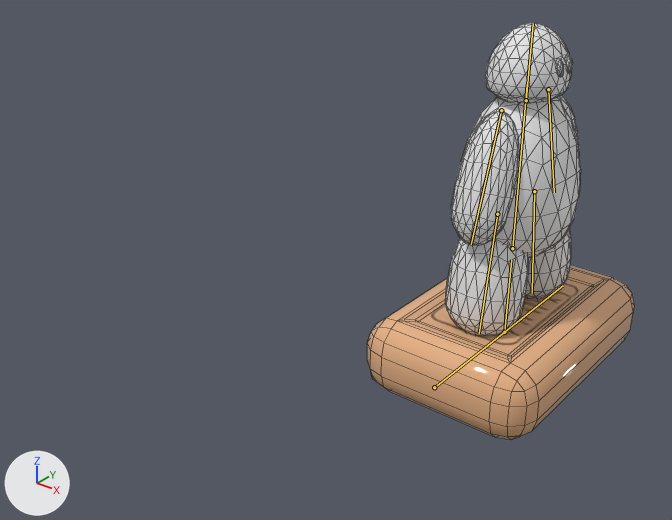
Two versions of the Blender file gamejam2025/_3d/player.blend, one commit apart.
The view is the same before and after, from a 50 mm camera at (4.64, -9.16, 5.87) aimed at (-0.67, -2.52, 1.75). Arrows for +X, +Y and +Z are at lower left; the lights stay in place. The bones that bend it are drawn over the model as lines. Mesh edges are drawn as thin lines.

Objects in the first picture: 'BubbleBoy', 'Soap'.
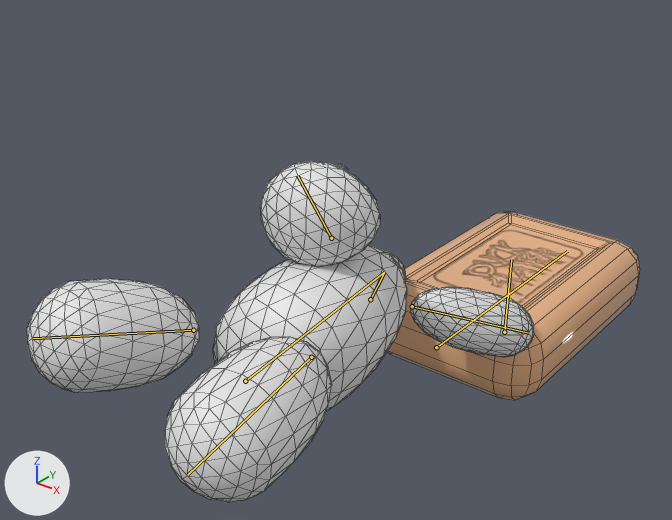
Commit message: Player Animations

The newer file adds an action. The first version stands in its rest pose; the second is drawn at frame 23 of the action 'Boost_Start'.

Location of each change, [x1, y1, x2, y2] in pixels of the pictures (672 x 520 px):
'BubbleBoy', posed (271% wider, 9% taller)
    before: [445, 23, 581, 336]
    after: [27, 161, 534, 502]
'Soap', posed
    before: [367, 264, 635, 440]
    after: [387, 212, 640, 400]
bone 'Spine', root to tip
    before: (512, 248) to (527, 84)
    after: (245, 381) to (384, 272)
bone 'Leg_R', root to tip
    before: (497, 214) to (479, 333)
    after: (311, 357) to (187, 475)
bone 'Hand_R', root to tip
    before: (501, 110) to (471, 244)
    after: (370, 299) to (384, 273)
bone 'Head', root to tip
    before: (526, 100) to (533, 23)
    after: (331, 238) to (297, 175)
bone 'Soap', root to tip
    before: (434, 387) to (563, 285)
    after: (436, 347) to (567, 251)
bone 'Leg_L', root to tip
    before: (534, 191) to (532, 293)
    after: (193, 330) to (32, 338)
bone 'Hand_L', root to tip
    before: (548, 89) to (554, 192)
    after: (412, 306) to (529, 333)

The edits, one by one:
Bone 'Spine' (bone_spine) moves from (0.0, 0.0, 0.0) to (-0.078, 0.393, 4.478).
Bone 'Spine' (bone_spine) turns from (0, 0, 0) to (-85, 5, -43) degrees about its own x, y and z.
Bone 'Leg_R' (bone_leg_r) moves from (0.0, 0.0, 0.0) to (0.61, 0.309, -3.982).
Bone 'Leg_R' (bone_leg_r) turns from (0, 0, 0) to (-88, -15, 60) degrees about its own x, y and z.
Bone 'Hand_R' (bone_hand_r) moves from (0.0, 0.0, 0.0) to (-0.275, 2.084, -1.35).
Bone 'Hand_R' (bone_hand_r) turns from (0, 0, 0) to (119, 0, -90) degrees about its own x, y and z.
Bone 'Head' (bone_head) moves from (0.0, 0.0, 0.0) to (-0.086, -0.515, 3.318).
Bone 'Head' (bone_head) turns from (0, 0, 0) to (-75, 123, -72) degrees about its own x, y and z.
Bone 'Soap' (bone_soap) moves from (0.0, 0.0, 0.0) to (0.0, 0.0, 0.522).
Bone 'Leg_L' (bone_leg_l) moves from (0.0, 0.0, 0.0) to (-0.769, -0.711, -4.788).
Bone 'Leg_L' (bone_leg_l) turns from (0, 0, 0) to (-86, 28, 75) degrees about its own x, y and z.
Bone 'Hand_L' (bone_hand_l) moves from (0.0, 0.0, 0.0) to (0.187, 0.545, -3.252).
Bone 'Hand_L' (bone_hand_l) turns from (0, 0, 0) to (-85, -129, 45) degrees about its own x, y and z.
